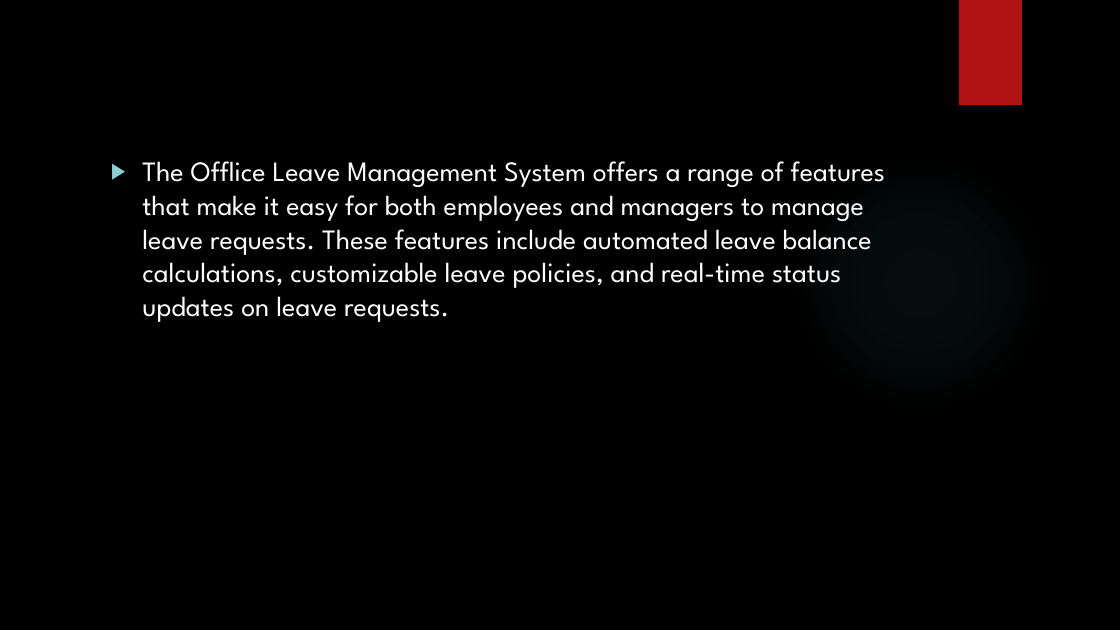
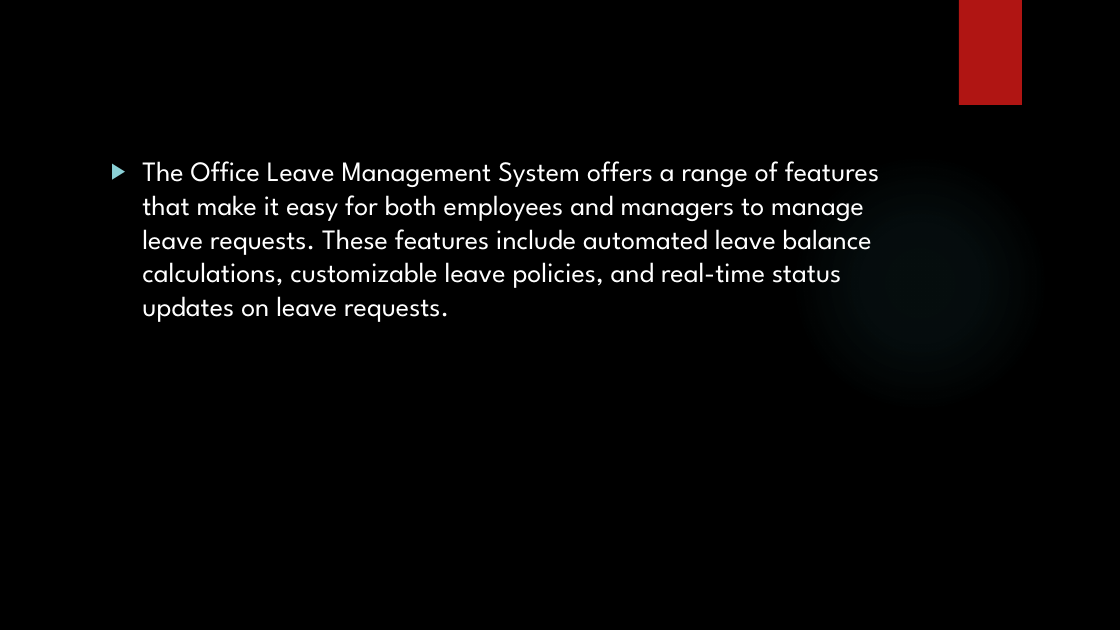
Before and after one commit to bharath210/HDFC_MidTermProject, a slide deck: slide 3 of Office Leave Management System.pptx. Drawn at 1120x630 pixels with LibreOffice and Linux fonts; fonts in the diff are those of the drawing; background and template pictures are left out. Boxes give left, top, right and bottom in pixels: in the first picture for what was removed or moved away, otherwise in the second. Text is boxed around its words. In the diff, an @@ line names an element or a change of style, - is before the commit and + after.

```diff
--- a/Office Leave Management System.pptx
+++ b/Office Leave Management System.pptx
@@ text at (142,161,879,322): text changed @@
-▶ The Offlice Leave Management System offers a range of features that make it easy for both employees and managers to manage leave requests. These features include automated leave balance calculations, customizable leave policies, and real-time status updates on leave requests.
+▶ The Office Leave Management System offers a range of features that make it easy for both employees and managers to manage leave requests. These features include automated leave balance calculations, customizable leave policies, and real-time status updates on leave requests.
```
Also in this commit, not shown: 4 slides added, 21 other files.
